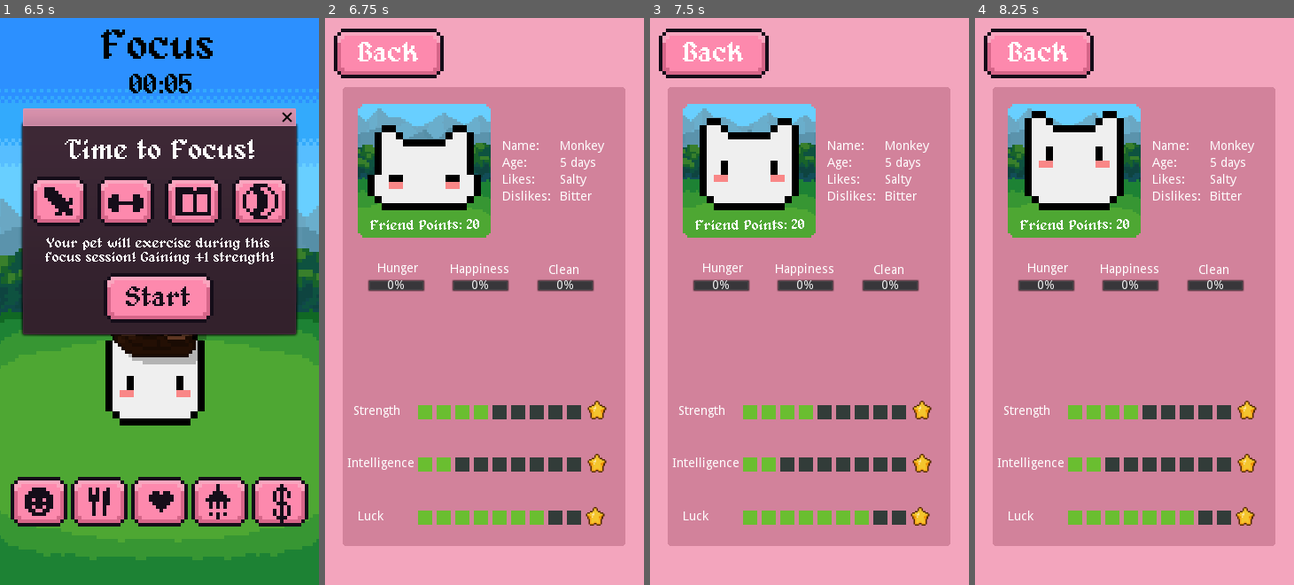
Above: before the commit, frames 1-4 (left to right).
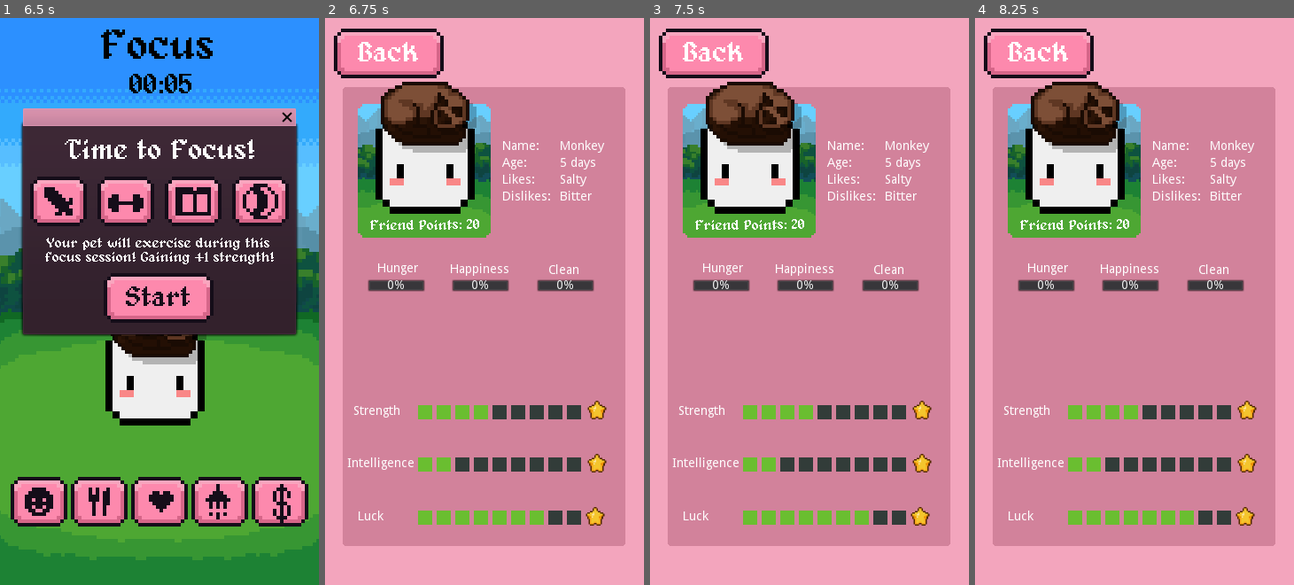
Above: after the commit, the same moments.

Repository: Sleeping-Robot-Games/Pomogotchi
Game: Godot game, scene res://scenes/Main.tscn
Two runs of this game, one before a commit and one after it. Both use one fixed random seed, a clock stepped at 60 frames per second and the inputs below.
Inputs (mouse positions are in pixels of both pictures, inside the frame that each line leads up to):
- Up to frame 1 (6.5 s): click (159, 137) at 0.5 s; click (159, 137) at 1.25 s; click (57, 273) at 2 s; click (57, 273) at 2.75 s; click (261, 273) at 3.5 s; click (261, 273) at 4.25 s; click (159, 301) at 5 s; click (159, 301) at 5.75 s
- Up to frame 2 (6.75 s): click (363, 505) at 6.5 s
- Up to frame 3 (7.5 s): no input
- Up to frame 4 (8.25 s): no input

Frame 1 is identical in both runs. In frame 2, 4.1% of the frame differs, in the area x 13-49%, y 11-35%; in frame 3, 3.8%; in frame 4, 4.0%.

Commit message:
Add pet scene to profile

Diff:
--- a/scenes/Profile.tscn
+++ b/scenes/Profile.tscn
@@ -1,8 +1,6 @@
-[gd_scene load_steps=16 format=2]
-
-[ext_resource path="res://assets/blobtest2.png" type="Texture" id=1]
-[ext_resource path="res://assets/blobtest1.png" type="Texture" id=2]
-[ext_resource path="res://assets/blobtest3.png" type="Texture" id=3]
+[gd_scene load_steps=13 format=2]
+
+[ext_resource path="res://scenes/Pet.tscn" type="PackedScene" id=1]
 [ext_resource path="res://scripts/Profile.gd" type="Script" id=4]
 [ext_resource path="res://assets/star.png" type="Texture" id=5]
 [ext_resource path="res://assets/full-xp.png" type="Texture" id=6]
@@ -17,14 +15,6 @@
 size = 32
 font_data = ExtResource( 9 )
 
-[sub_resource type="SpriteFrames" id=1]
-animations = [ {
-"frames": [ ExtResource( 2 ), ExtResource( 3 ), ExtResource( 1 ) ],
-"loop": true,
-"name": "default",
-"speed": 10.0
-} ]
-
 [sub_resource type="DynamicFont" id=2]
 font_data = ExtResource( 9 )
 
@@ -84,14 +74,6 @@
 "_edit_use_anchors_": false
 }
 
-[node name="Sprite" type="AnimatedSprite" parent="."]
-position = Vector2( 112, 153 )
-scale = Vector2( 8, 8 )
-frames = SubResource( 1 )
-frame = 2
-speed_scale = 0.5
-playing = true
-
 [node name="FPLabel" type="Label" parent="."]
 margin_left = 51.0
 margin_top = 227.0
@@ -457,4 +439,7 @@
 margin_bottom = 71.0
 text = "Bitter"
 
+[node name="Pet" parent="." instance=ExtResource( 1 )]
+position = Vector2( 113, 157 )
+
 [connection signal="button_up" from="Back" to="." method="_on_Back_button_up"]
